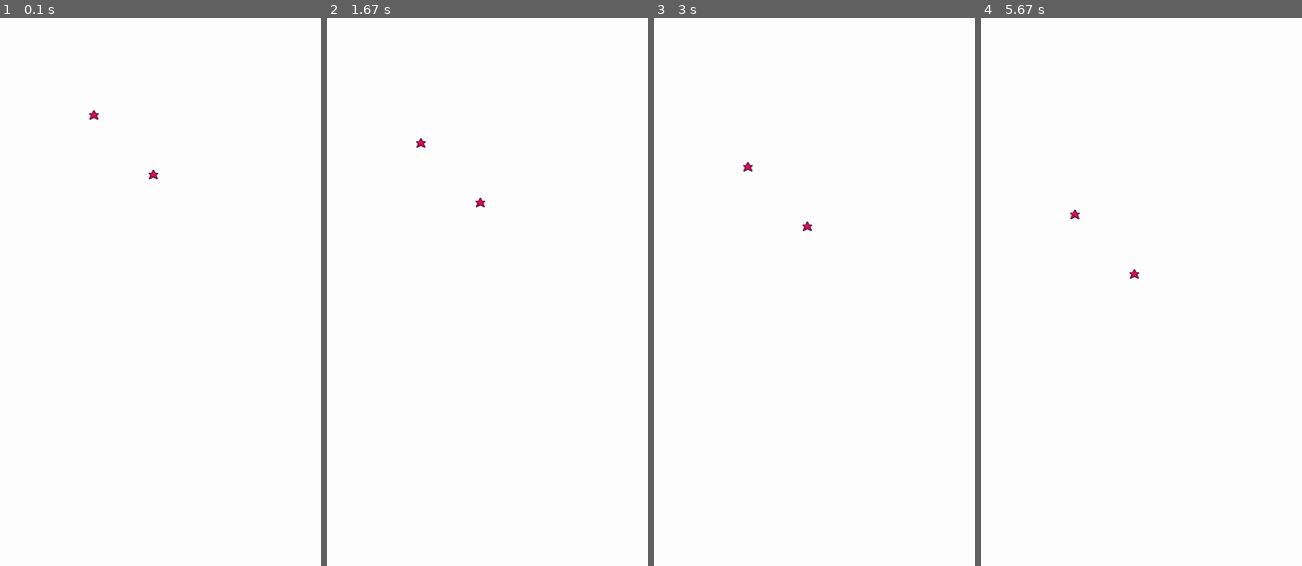
Above: before the commit, frames 1-4 (left to right).
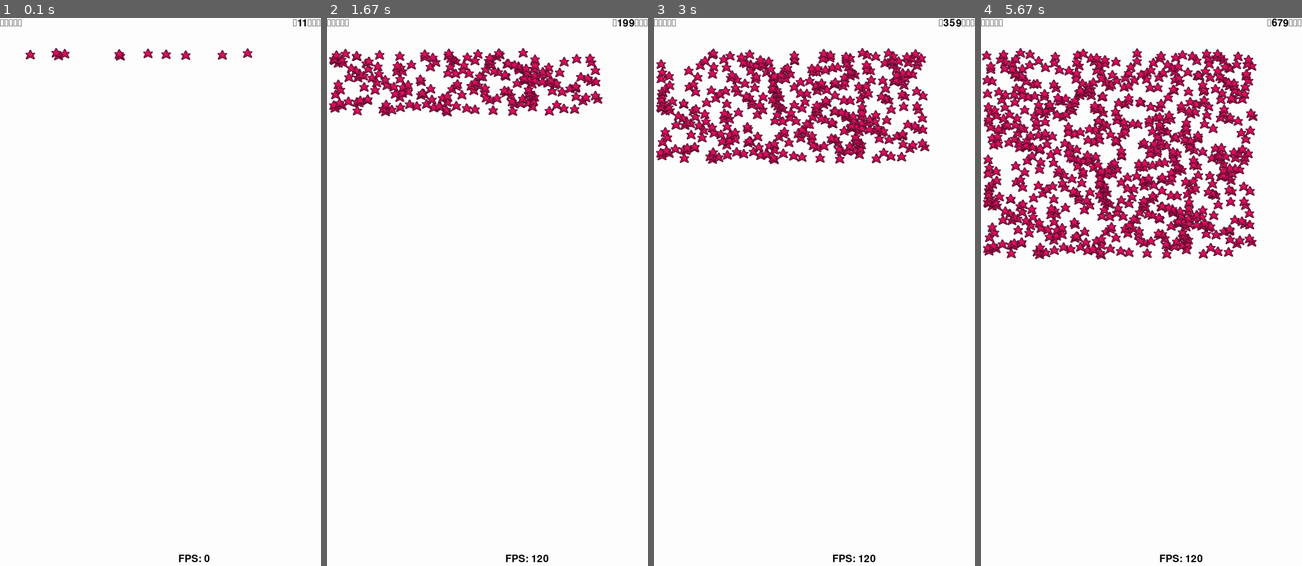
Above: after the commit, the same moments.

Repository: DL648/Pygame
Game: pygame game, started from code/Game_main.py
The game is run twice, just before and just after one commit, with the same random seed, the same clock (stepped at 60 frames per second) and the same inputs.
Inputs:
- Up to frame 1 (0.1 s): no input
- Up to frame 2 (1.67 s): no input
- Up to frame 3 (3 s): no input
- Up to frame 4 (5.67 s): no input

The runs differ from the first frame. In frame 1, 0.6% of the frame differs, in the area x 0-100%, y 0-100%; in frame 2, 5.6%; in frame 3, 9.6%; in frame 4, 18%.

Commit message:
测试一下fps

Diff:
--- a/code/Entity.py
+++ b/code/Entity.py
@@ -10,7 +10,7 @@
         self.Defence = 10
         self.Damage = 10
         self.Friendly = True
-        self.Position = Vector2(500, 500)
+        self.Position = Vector2(0, 0)
         self.Velocity = Vector2(0, 0)
 
     @abstractmethod
--- a/code/Game_main.py
+++ b/code/Game_main.py
@@ -1,21 +1,46 @@
 import main
 import pygame
+import random
 from pygame import Vector2
+
 pygame.init()
 
 size=(1080,1920)
 screen=pygame.display.set_mode(size,pygame.SCALED|pygame.FULLSCREEN)
 
-npc =main.NewNpc("ttf")
-npc1=main.NewNpc("ttf")
-npc1.Position=Vector2(300,300)
+text_size =50
+text_pull ="..//Font/Minecraft.ttf"
+text_color = (0,0,0)
+font =pygame.font.Font(text_pull,text_size)
+text =font.render("这是神魔？",True,text_color)
+
+
+
+clock = pygame.time.Clock()
+
 while True:
     for event in pygame.event.get():
         if event.type==pygame.QUIT:
             exit()
 
 
+
+
+    vec=Vector2(random.randint(0,900),100)
+    npc=main.NewNpc("ttf",vec)
     screen.fill((255,255,255))
+    screen.blit(text,(0,0))
+
+    fps = clock.get_fps()
+    fps_text = font.render("FPS: {:.0f}".         format(fps), True, text_color)
+    screen.blit(fps_text, (600, 1800))
+
+    npc_count =len(main.NPC_list)
+    npc_count_text =font.render(f"有{npc_count}个星星",True,text_color)
+
+    screen.blit(npc_count_text,(screen.get_width()-npc_count_text.get_width(),0))
+
     main.UpdateNPC()
     main.UpdateDraw(screen)
+    clock.tick(144)
     pygame.display.update()
--- a/code/main.py
+++ b/code/main.py
@@ -1,5 +1,5 @@
 import pygame
-
+from pygame import Vector2
 Projectile_list =[]
 NPC_list =[]
 
@@ -12,8 +12,9 @@
         screen.blit(npc.Image,(npc.Position.x,npc.Position.y))
 
 
-def NewNpc(class_name):
+def NewNpc(class_name,Pos=Vector2(50,50)):
     modlue =__import__(class_name)
     cls = getattr(modlue,class_name)
     inst = cls()
+    inst.Position=Pos
     return inst
